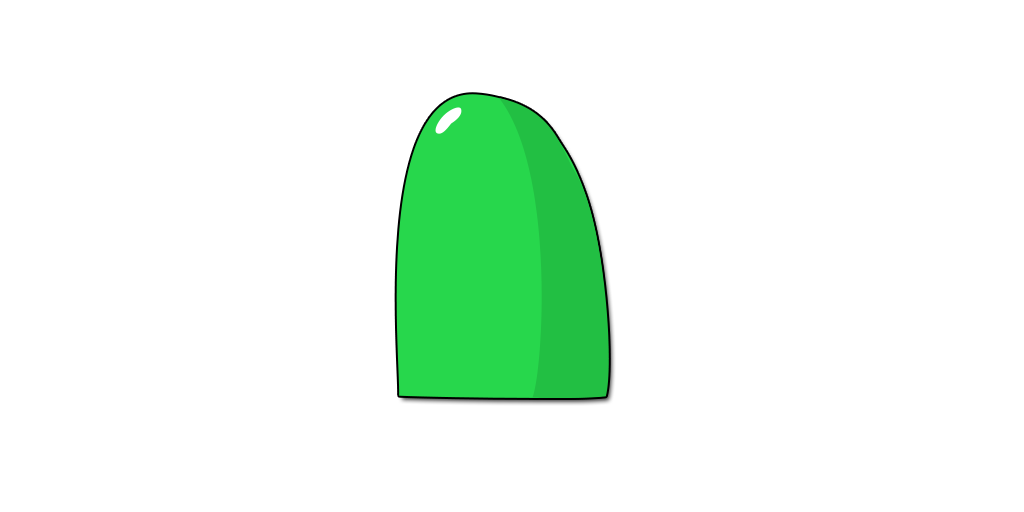
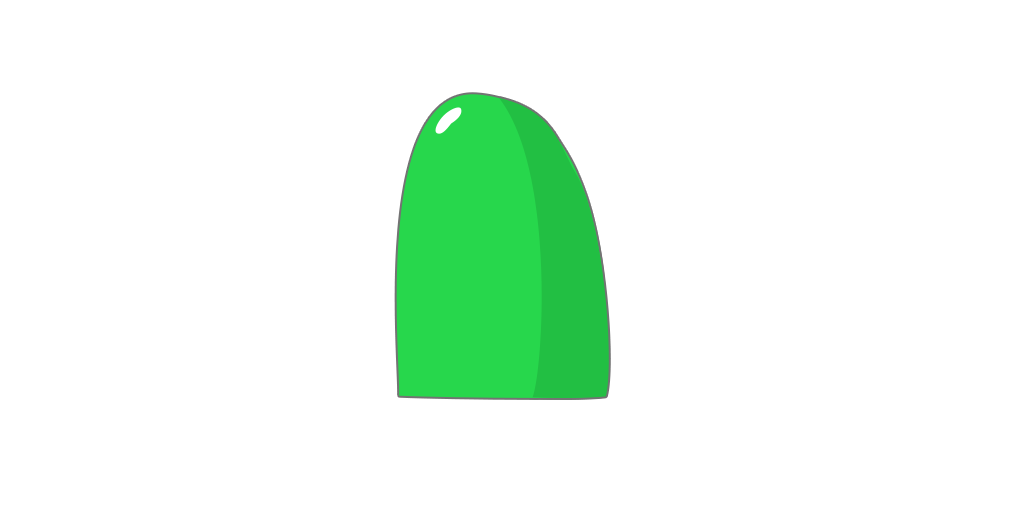
The second 1024 × 512 image is a revision of the first. Changes to its layers:
pixels changed over (394, 92, 616, 406) (layer not identified)
